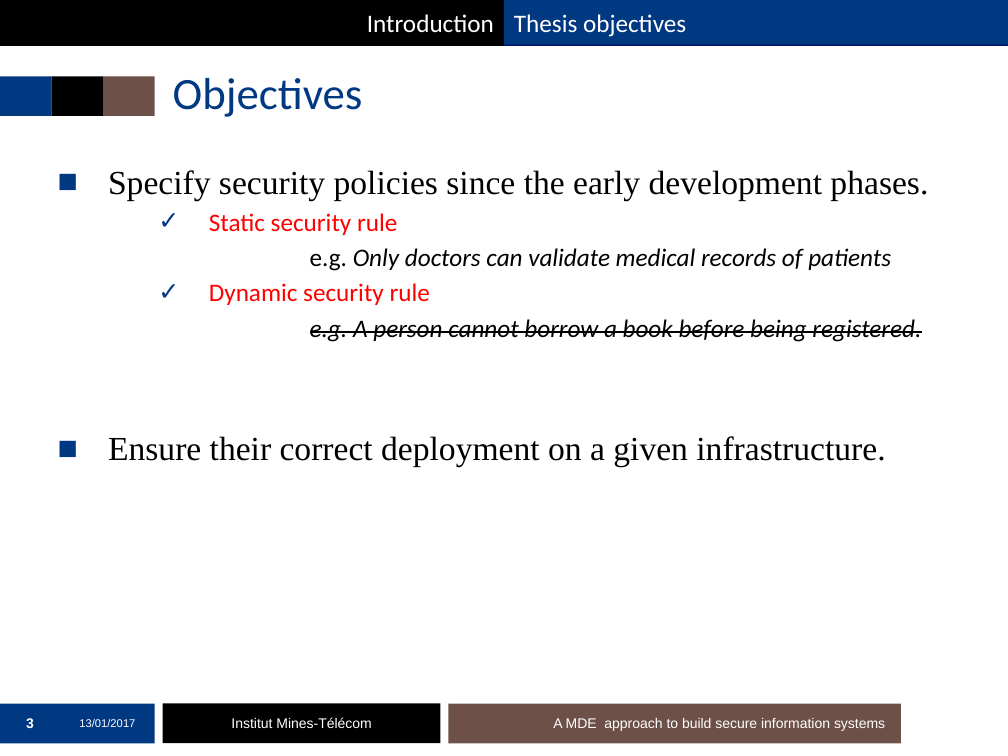
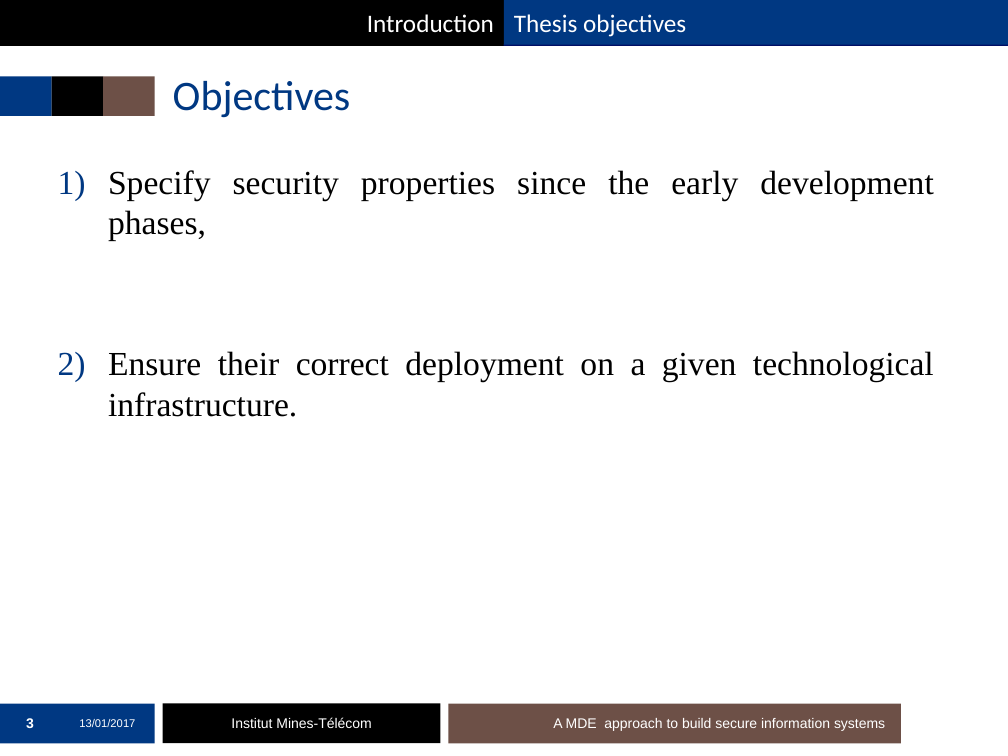
Before and after one commit to mai-ng/phdDefense, a slide deck: slide 3 of slides/presentation-defense.pptx. Drawn at 1008x756 pixels with LibreOffice and Linux fonts; fonts in the diff are those of the drawing; background and template pictures are left out. Boxes give left, top, right and bottom in pixels: in the first picture for what was removed or moved away, otherwise in the second. Text is boxed around its words. In the diff, an @@ line names an element or a change of style, - is before the commit and + after.

```diff
--- a/slides/presentation-defense.pptx
+++ b/slides/presentation-defense.pptx
@@ title "Objectives" at (173,81,351,118): size 32 to 30 pt @@
@@ text at (108,170,934,417): text changed; size 18 to 24 pt; font Calibri to Times New Roman @@
-■ Specify security policies since the early development phases.
-    ✓ Static security rule
-    e.g. Only doctors can validate medical records of patients
-    ✓ Dynamic security rule
-    e.g. A person cannot borrow a book before being registered.
-■ Ensure their correct deployment on a given infrastructure.
+1) Specify security properties since the early development phases,
+2) Ensure their correct deployment on a given technological infrastructure.
```
Also in this commit, not shown: 26 other slides changed, 3 slides added.
